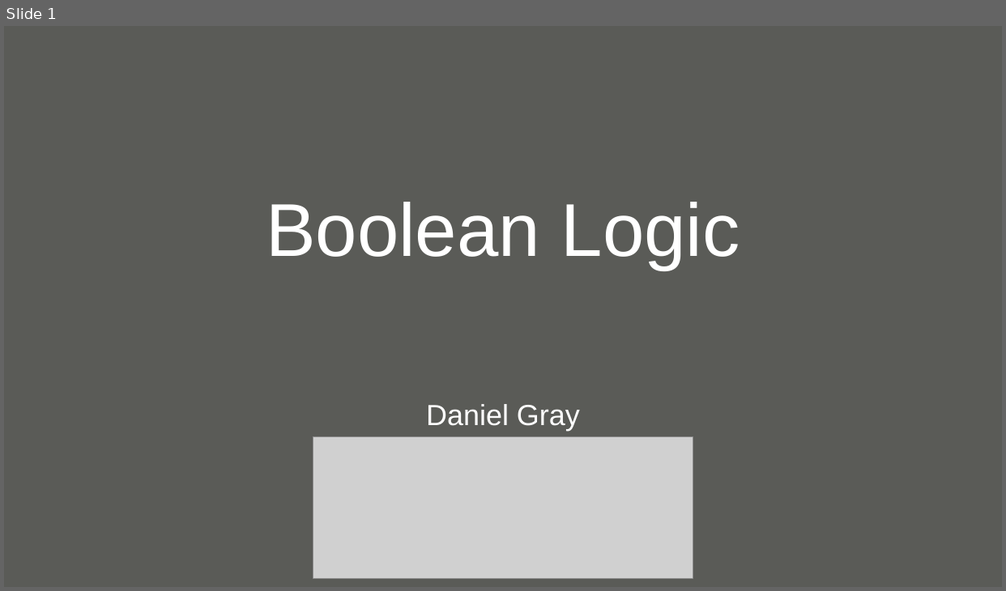
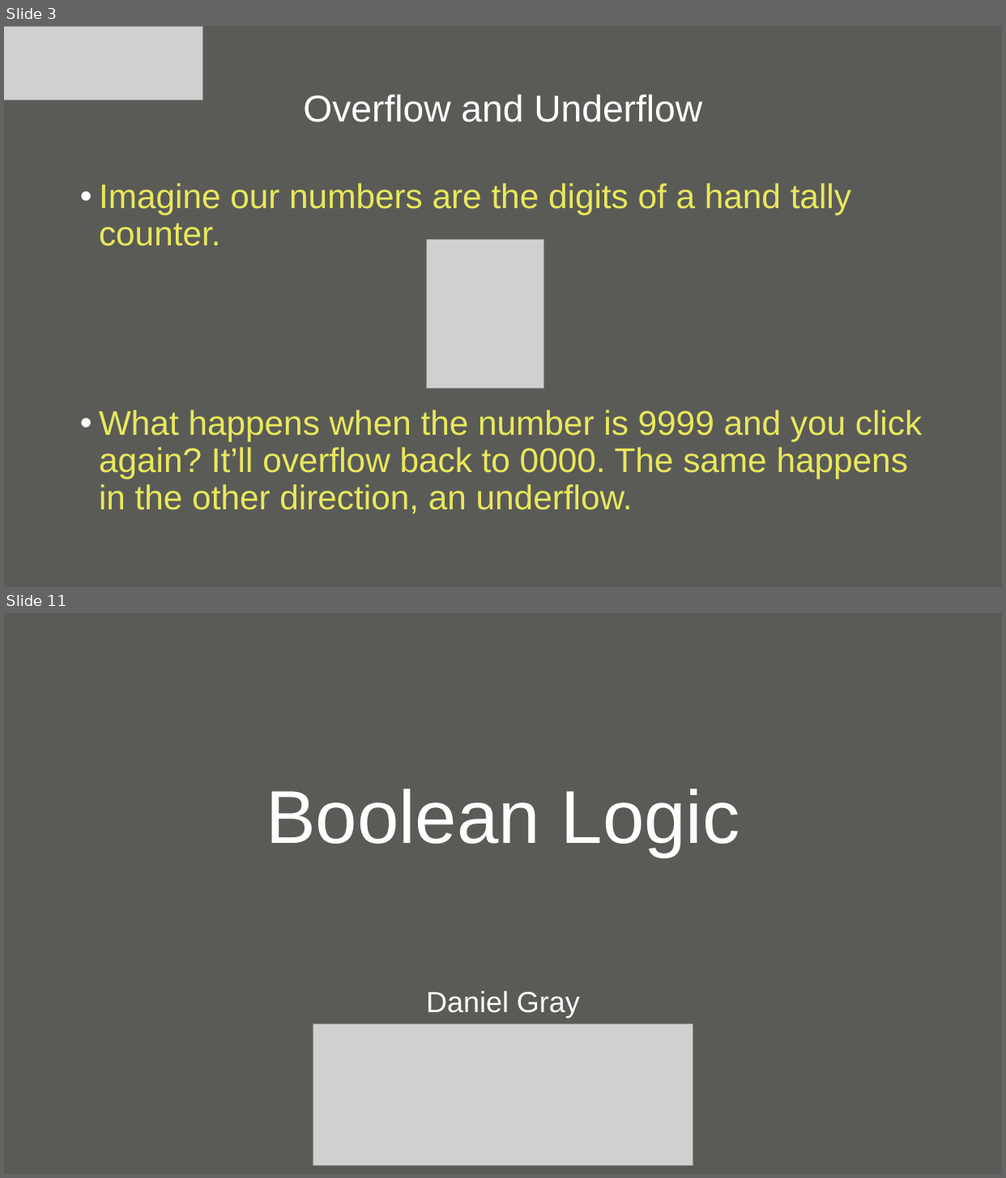
Before and after one commit to null-loop/net-training, a slide deck: CSharpAndDotNet-Part3.odp. Shown one above the other, each under a label of ours: slide 1 before the commit, slides 3 and 11 after it; the slides between them are not shown. The pictures are 1006x591 and 1006x1178 pixels, drawn with LibreOffice and Linux fonts; fonts in the diff are those of the drawing; grey boxes stand for pictures; background and template pictures are left out. Boxes give left, top, right and bottom in pixels: in the first picture for what was removed or moved away, otherwise in the second. Text is boxed around its words. In the diff, an @@ line names an element or a change of style, - is before the commit and + after.

```diff
--- a/CSharpAndDotNet-Part3.odp
+++ b/CSharpAndDotNet-Part3.odp
@@ slide 3 added at [4,26,1002,587], background #5A5B57 @@
@@ picture added at [4,26,203,100] @@
@@ title added at [303,94,702,122], 36 pt, text #FFFFFF @@
+Overflow and Underflow
@@ text added at [99,183,922,514], 33 pt, text #E8E85D @@
+• Imagine our numbers are the digits of a hand tally counter.
+• What happens when the number is 9999 and you click again? It’ll overflow back to 0000. The same happens in the other direction, an underflow.
@@ picture added at [427,239,544,389] @@
@@ what was slide 1 is now slide 11 @@
```
Also in this commit, not shown: 9 other slides added, 7 other files.
